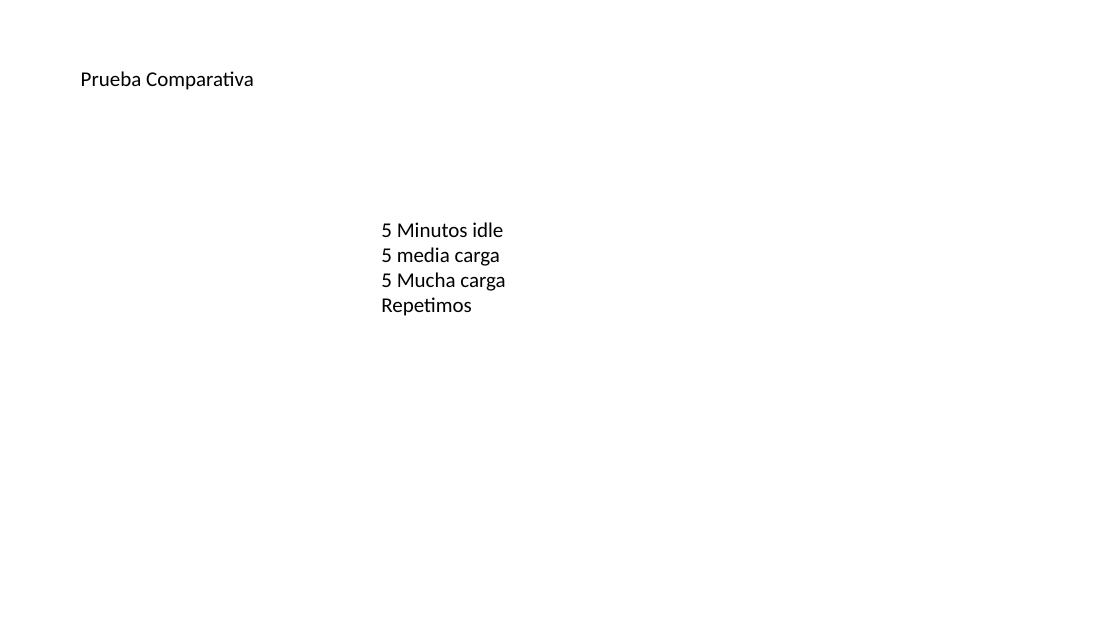
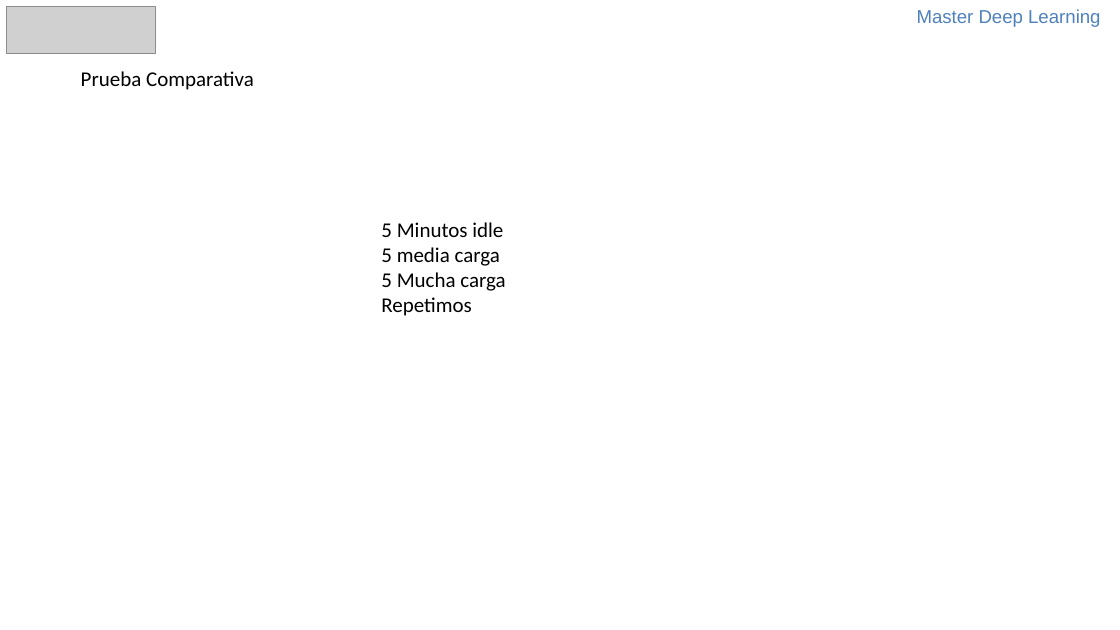
Before and after one commit to mlalandag/HPAwDRL, a slide deck: slide 14 of doc/HpaWithDrl.pptx (slide 12 before the commit). Drawn at 1120x630 pixels with LibreOffice and Linux fonts; fonts in the diff are those of the drawing; grey boxes stand for pictures. Boxes give left, top, right and bottom in pixels: in the first picture for what was removed or moved away, otherwise in the second. Text is boxed around its words. In the diff, an @@ line names an element or a change of style, - is before the commit and + after.

```diff
--- a/doc/HpaWithDrl.pptx
+++ b/doc/HpaWithDrl.pptx
@@ picture added at <box>6,6,155,53</box> @@
@@ text added at <box>917,9,1100,27</box>, 16 pt, text #4F81BD @@
+Master Deep Learning
```
Also in this commit, not shown: 7 other slides changed, 8 slides added, 6 slides removed, 1 other file.
